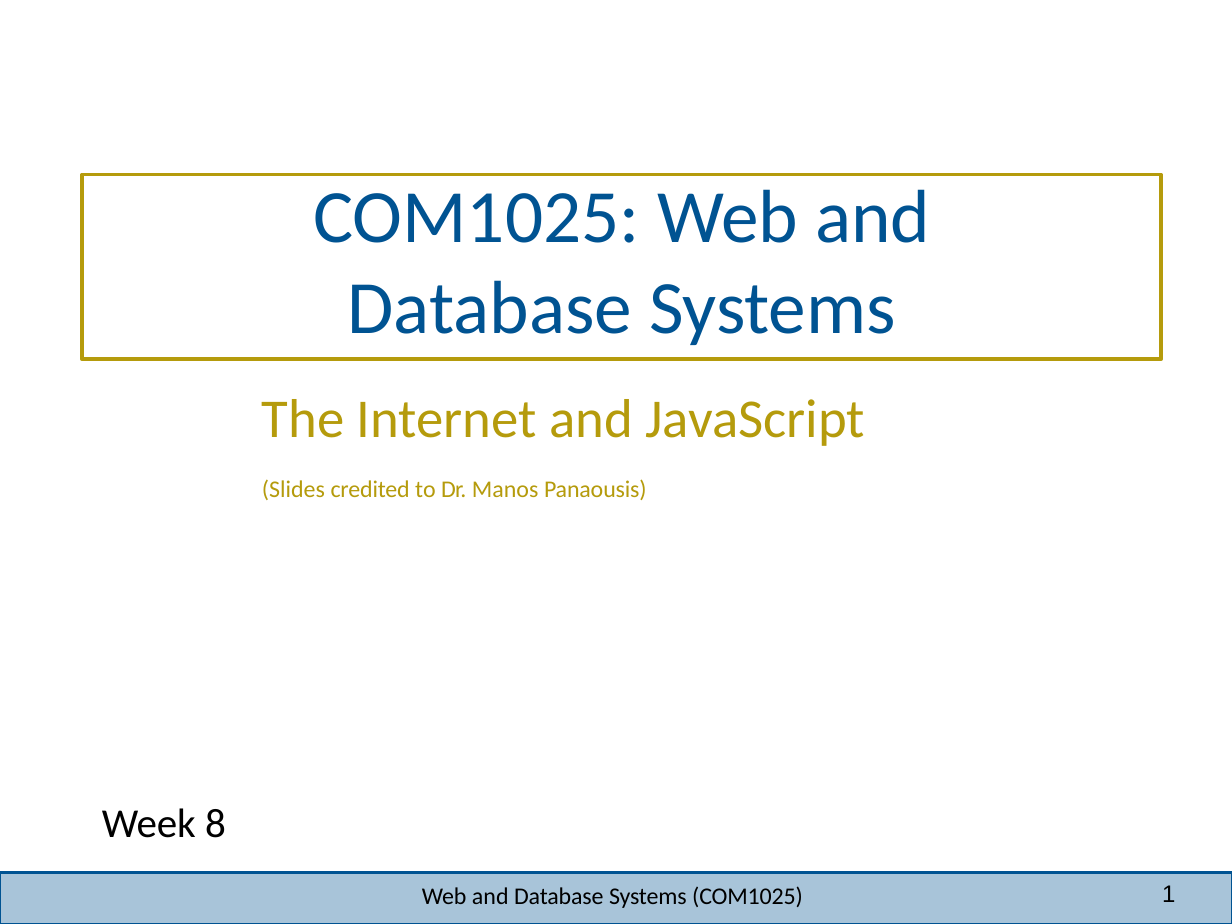
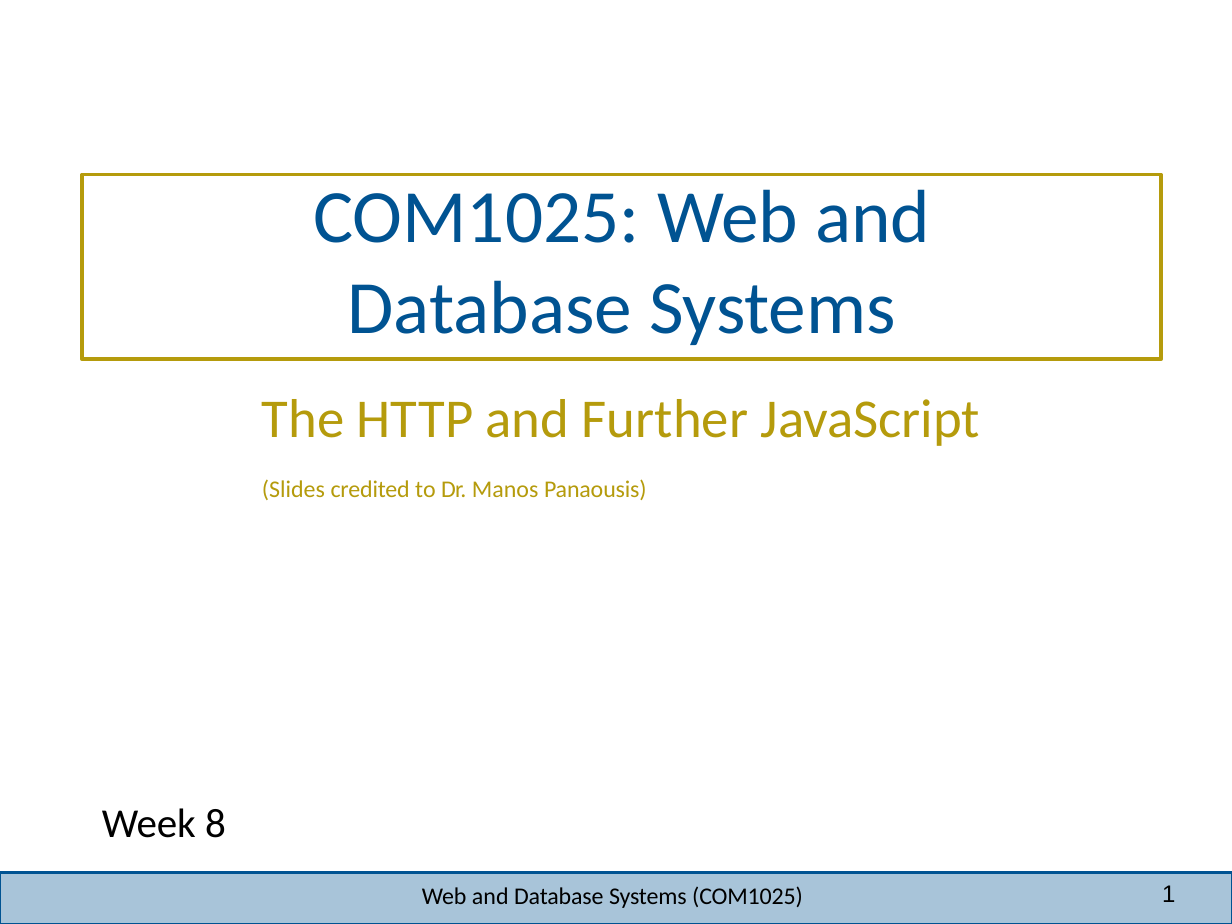
Before and after one commit to joeappleton18/WEB-AND-DATABASE-SYSTEMS, a slide deck: slide 1 of week-8/lecture/lecture.pptx. Drawn at 1232x924 pixels with LibreOffice and Linux fonts; fonts in the diff are those of the drawing; background and template pictures are left out. Boxes give left, top, right and bottom in pixels: in the first picture for what was removed or moved away, otherwise in the second. Text is boxed around its words. In the diff, an @@ line names an element or a change of style, - is before the commit and + after.

Commit message:
updated for new lecture

```diff
--- a/week-8/lecture/lecture.pptx
+++ b/week-8/lecture/lecture.pptx
@@ text at (x1=262, y1=399, x2=981, y2=446): text changed @@
-The Internet and JavaScript
+The HTTP and Further JavaScript
```
Also in this commit, not shown: 1 other slide changed, 33 slides added, 18 slides removed, 11 other files.
